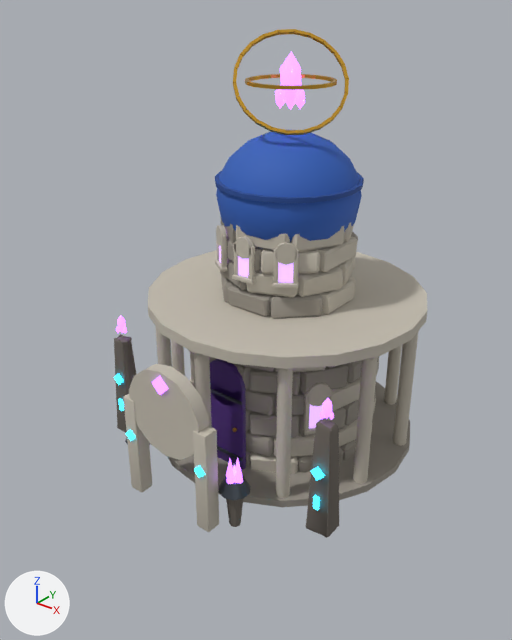
Before and after pictures for a commit that changed the glTF model modele3d/export/mapa/budynek_fuzji_poz17.glb.
One viewpoint serves both versions: a 50 mm lens placed at (8.98, -11.38, 10.35), pointed at (0.23, -0.44, 3.57). The axes (+X, +Y, +Z) are drawn at lower left. The lights are the same throughout. The first picture is the older version. Vertices at exactly the same position are counted once.

Script lines for the objects in view, before the commit:
```python
me_budynek_fuzji_poz17 = bpy.data.meshes.new('budynek_fuzji_poz17')
me_budynek_fuzji_poz17.from_pydata(...)  # 6672 vertices, 12296 faces; spans x -3.25..3.25, y -3.22..4.25, z -0.02..9.35
me_budynek_fuzji_poz17.materials.append(mat_mapa_stone_dark)  # dark grey #6d665e
me_budynek_fuzji_poz17.materials.append(mat_mapa_stone)  # grey #9a948a
me_budynek_fuzji_poz17.materials.append(mat_mapa_stone_light)  # light grey #c4bdaf
me_budynek_fuzji_poz17.materials.append(mat_mapa_roof)  # blue #2f5fb8
me_budynek_fuzji_poz17.materials.append(mat_mapa_roof_dark)  # blue #234a94
me_budynek_fuzji_poz17.materials.append(mat_mapa_magic_dark)  # dark purple #4b2a78
me_budynek_fuzji_poz17.materials.append(mat_mapa_iron)  # greyish blue #4d545c
me_budynek_fuzji_poz17.materials.append(mat_mapa_gold)  # orange #e0ac3c
me_budynek_fuzji_poz17.materials.append(mat_mapa_magic_soft)  # purple #c9a0ff, glowing purple #c9a0ff
me_budynek_fuzji_poz17.materials.append(mat_mapa_magic)  # purple #b46cff, glowing purple #b46cff
me_budynek_fuzji_poz17.materials.append(mat_mapa_rune)  # cyan #2fd0ff, glowing cyan #2fd0ff
ob_budynek_fuzji_poz17 = bpy.data.objects.new('budynek_fuzji_poz17', me_budynek_fuzji_poz17)
ob_budynek_fuzji_poz17.location = (0.0, 0.0, 0.0)
```
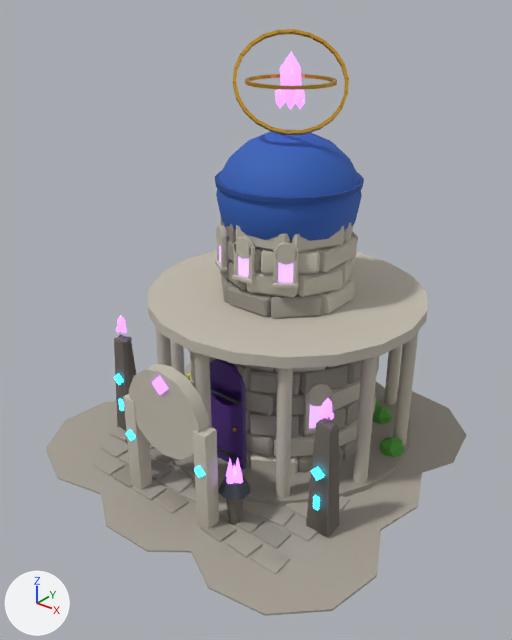
Changed parts and their boxes (x1, y1, x2, y2) in the pictures (512 x 640 px):
'budynek_fuzji_poz17', reshaped (34% wider, 15% taller)
    before: (114, 29, 427, 538)
    after: (46, 29, 466, 616)
part 1 of me_budynek_fuzji_poz17, added
    after: (46, 401, 128, 494)
part 2 of me_budynek_fuzji_poz17, added (mostly hidden)
    after: (186, 363, 191, 375)
part 3 of me_budynek_fuzji_poz17, added
    after: (100, 447, 221, 552)
part 4 of me_budynek_fuzji_poz17, added
    after: (188, 496, 381, 616)
part 5 of me_budynek_fuzji_poz17, added
    after: (279, 471, 422, 531)
part 6 of me_budynek_fuzji_poz17, added
    after: (393, 389, 466, 475)
part 7 of me_budynek_fuzji_poz17, added
    after: (372, 406, 392, 424)
part 8 of me_budynek_fuzji_poz17, added
    after: (93, 373, 404, 574)

What changed in the scene script:
```text
Add mat_mapa_flower_y:
    mat_mapa_flower_y = principled_material('mapa_flower_y')
    mat_mapa_flower_y.base_color = (0.888, 0.631, 0.0685)  # yellow #f2d04a
    mat_mapa_flower_y.roughness = 0.7
Add mat_mapa_flower_r:
    mat_mapa_flower_r = principled_material('mapa_flower_r')
    mat_mapa_flower_r.base_color = (0.745, 0.0648, 0.0648)  # red #e04848
    mat_mapa_flower_r.roughness = 0.7
Add mat_mapa_paving:
    mat_mapa_paving = principled_material('mapa_paving')
    mat_mapa_paving.base_color = (0.392, 0.356, 0.305)  # grey #a8a196
    mat_mapa_paving.roughness = 0.95
Add mat_mapa_leaves:
    mat_mapa_leaves = principled_material('mapa_leaves')
    mat_mapa_leaves.base_color = (0.0782, 0.323, 0.0423)  # green #4f9a3a
    mat_mapa_leaves.roughness = 0.85
Change me_budynek_fuzji_poz17:
    used by ob_budynek_fuzji_poz17; location = (0.0, 0.0, 0.0)
    remove me_budynek_fuzji_poz17.from_pydata(...)  # 6672 vertices, 12296 faces; spans x -3.25..3.25, y -3.22..4.25, z -0.02..9.35
    add me_budynek_fuzji_poz17.from_pydata(...)  # 8196 vertices, 15040 faces; spans x -4.45..4.47, y -4.37..4.43, z -0.14..9.35
    me_budynek_fuzji_poz17 part 1: a new loose piece, a 10-sided cylinder along z spanning x -4.449..-0.541, y -4.019..-0.047, z 0.005..0.045, in mat_mapa_paving (grey #a8a196)
    me_budynek_fuzji_poz17 part 2: a new loose piece, a 10-sided cylinder along z spanning x -4.122..-0.506, y 0.487..4.139, z 0.003..0.047, in mat_mapa_paving (grey #a8a196)
    me_budynek_fuzji_poz17 part 3: a new loose piece, a 10-sided cylinder along z spanning x -2.019..1.849, y -4.365..-0.653, z 0.004..0.046, in mat_mapa_paving (grey #a8a196)
    me_budynek_fuzji_poz17 part 4: a new loose piece, a 10-sided cylinder along z spanning x 0.541..4.474, y -4.272..-0.366, z 0.003..0.047, in mat_mapa_paving (grey #a8a196)
    me_budynek_fuzji_poz17 part 5: a new loose piece, a 10-sided cylinder along z spanning x 0.281..4.17, y -1.813..1.983, z 0.002..0.048, in mat_mapa_paving (grey #a8a196)
    me_budynek_fuzji_poz17 part 6: a new loose piece, a 10-sided cylinder along z spanning x 0.168..4.092, y 0.516..4.427, z 0.001..0.049, in mat_mapa_paving (grey #a8a196)
    me_budynek_fuzji_poz17 part 7: a new loose piece, an icosphere of 20 faces spanning x 1.65..2.22, y 2.27..2.82, z -0.12..0.52, in mat_mapa_leaves (green #4f9a3a)
    me_budynek_fuzji_poz17 part 8: 1272 vertices added at x -3.5..3.12, y -3.27..3.34, z -0.14..0.54
    other edits to the shape of me_budynek_fuzji_poz17 do not show in these pictures
    add me_budynek_fuzji_poz17.materials.append(mat_mapa_paving)  # grey #a8a196
    add me_budynek_fuzji_poz17.materials.append(mat_mapa_leaves)  # green #4f9a3a
    add me_budynek_fuzji_poz17.materials.append(mat_mapa_flower_r)  # red #e04848
    add me_budynek_fuzji_poz17.materials.append(mat_mapa_flower_y)  # yellow #f2d04a
```
